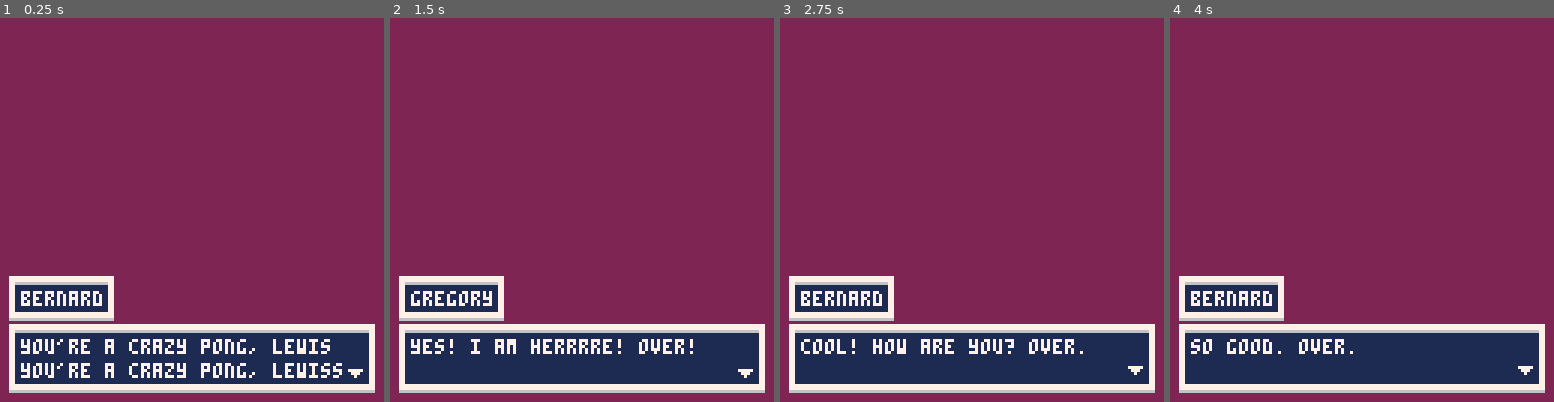
Above: before the commit, frames 1-4 (left to right).
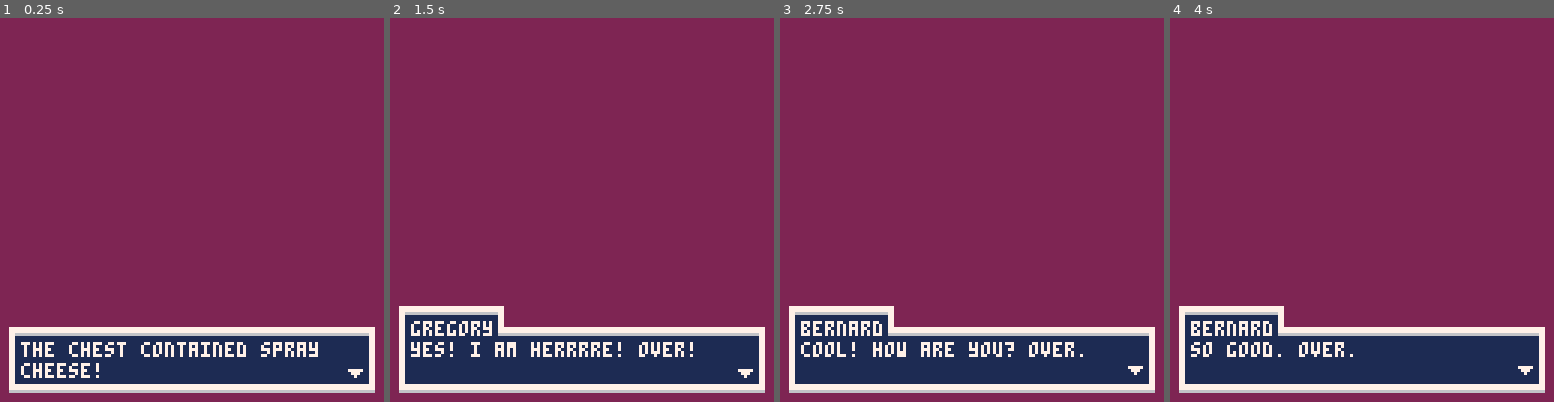
Above: after the commit, the same moments.

Repository: jessemillar/pico-8
Game: PICO-8 cartridge text-boxes/dev/text-boxes.p8
The game is run twice, just before and just after one commit, with the same random seed, the same clock (stepped at 60 frames per second) and the same inputs.
Inputs:
- Up to frame 1 (0.25 s): no input
- Up to frame 2 (1.5 s): tap O (Z key) at 0.33, 0.7, 1.43 s
- Up to frame 3 (2.75 s): tap O (Z key) at 2.22 s
- Up to frame 4 (4 s): tap O (Z key) at 3.1, 3.98 s

The runs differ from the first frame. In frame 1, 8.1% of the frame differs, in the area x 2-98%, y 67-94%; in frame 2, 6.5%; in frame 3, 6.4%; in frame 4, 6.0%.

Commit message:
Smaller with pixel perfection

Diff:
--- a/text-boxes/dev/text-boxes.p8
+++ b/text-boxes/dev/text-boxes.p8
@@ -67,6 +67,12 @@
 -- draw the text boxes (if any)
 function tbox_draw()
 	if #tbox_messages>0 then -- only draw if there are messages
+		rectfill(3, 103, 124, 123, 7) -- draw border rectangle
+		rectfill(5, 106, 122, 121, 1) -- draw fill rectangle
+		line(5, 105, 122, 105, 6) -- draw top border shadow
+		line(3, 124, 124, 124, 6) -- draw bottom border shadow
+
+		-- draw the speaker portrait
 		if #tbox_messages[1].speaker>0 then
 			local speaker_width=#tbox_messages[1].speaker*4
 
@@ -74,21 +80,15 @@
 				speaker_width=115
 			end
 
-			rectfill(3, 86, speaker_width+9, 99, 7) -- draw border rectangle
-			rectfill(5, 89, speaker_width+7, 97, 1) -- draw fill rectangle
-			line(5, 88, speaker_width+7, 88, 6) -- draw top border shadow
-			line(3, 100, speaker_width+9, 100, 6) -- draw bottom border shadow
-
-			print(sub(tbox_messages[1].speaker, 0, 28), 7, 91, 7)
+			rectfill(3, 96, speaker_width+9, 102, 7) -- draw border rectangle
+			rectfill(5, 99, speaker_width+7, 105, 1) -- draw fill rectangle
+			line(5, 98, speaker_width+7, 98, 6) -- draw top border shadow
+
+			print(sub(tbox_messages[1].speaker, 0, 28), 7, 101, 7)
 		end
 
-		rectfill(3, 102, 124, 123, 7) -- draw border rectangle
-		rectfill(5, 105, 122, 121, 1) -- draw fill rectangle
-		line(5, 104, 122, 104, 6) -- draw top border shadow
-		line(3, 124, 124, 124, 6) -- draw bottom border shadow
-
-		-- draw the lines of text
-		print(tbox_messages[1].line, 7, 107, 7)
+		-- print the message
+		print(tbox_messages[1].line, 7, 108, 7)
 		if #tbox_messages>1 then -- only draw a second line if one exist
 			print(tbox_messages[2].line, 7, 115, 7)
 		end
@@ -104,8 +104,8 @@
 
 function _init()
 	tbox_messages={} -- the array for keeping track of text box overflows
-	tbox("bernard", "you're a crazy pong, lewis you're a crazy pong, lewiss")
-	tbox("bernard", "he-hello...? this is bernard. is anyone there?? over...")
+	tbox("", "the chest contained spray cheese!")
+	tbox("bernard", "he-hello...? this is bernard. is anyone there? over...")
 	tbox("gregory", "yes! i am herrrre! over!")
 	tbox("bernard", "cool! how are you? over.")
 	tbox("gregory", "i'm good, man. how are you? over!")
